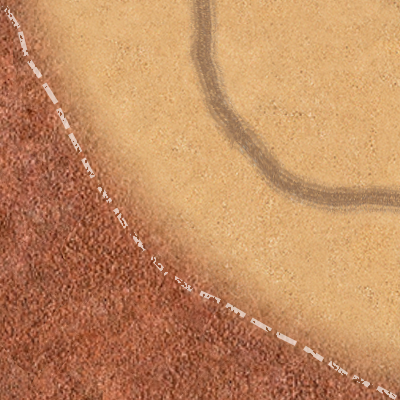
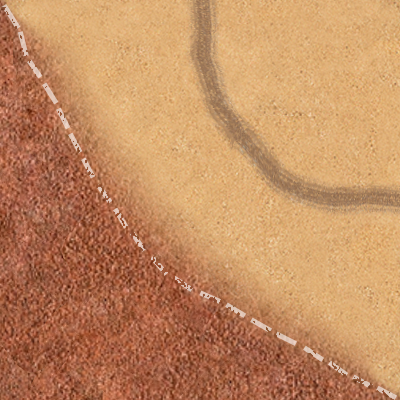
Layered file, before and after one edit (400x400). Changes by layer:
painted on "Слой 2" over (x1=0, y1=0, x2=400, y2=400)
